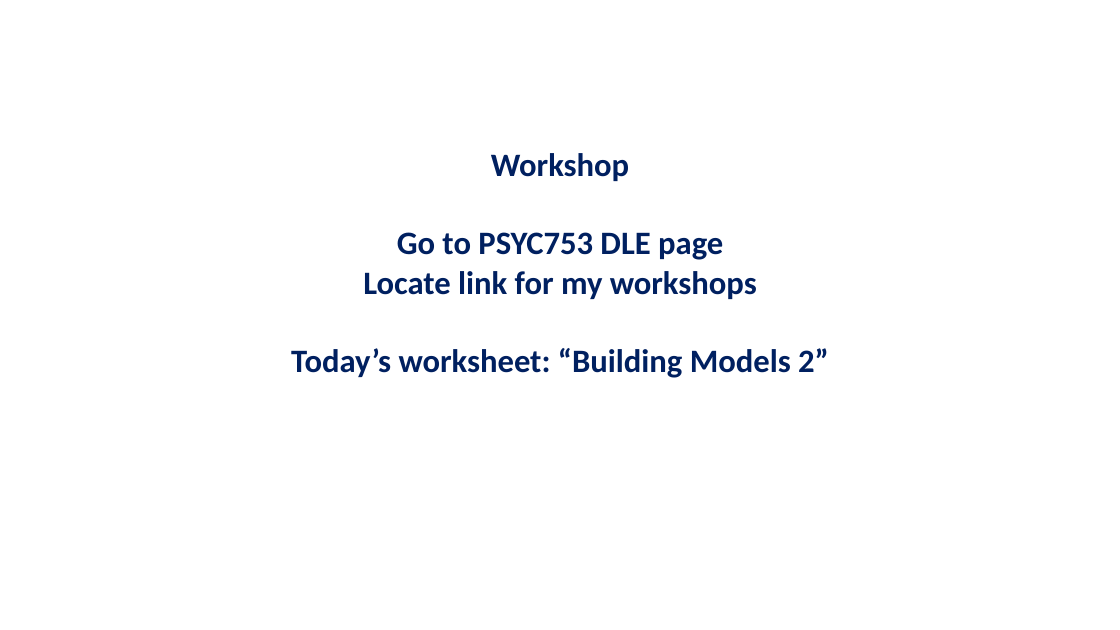
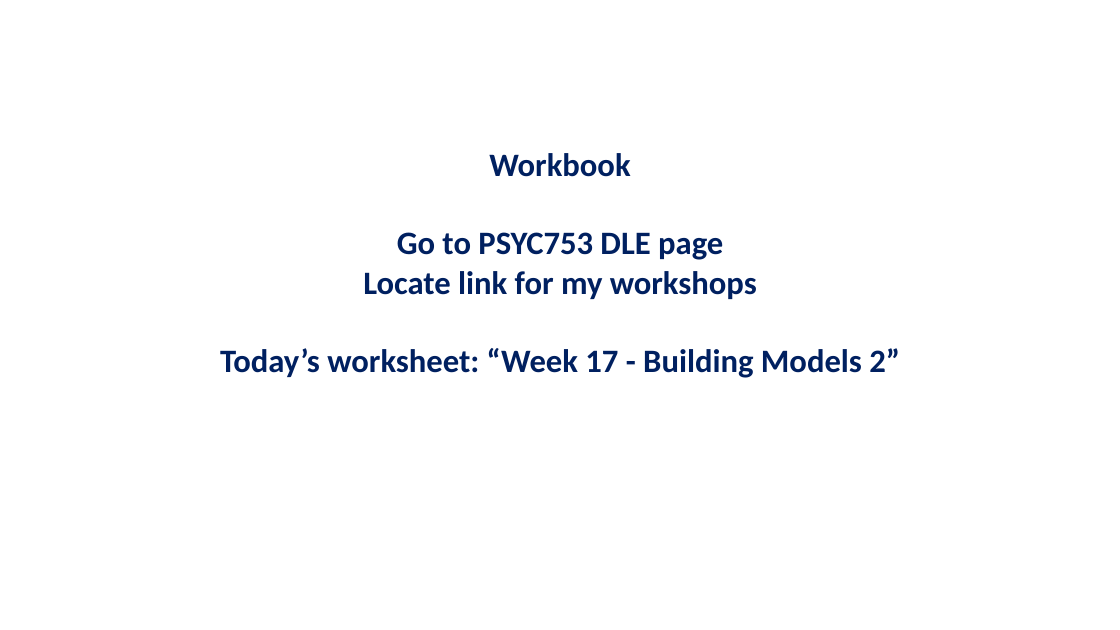
Before and after one commit to chrisjberry/datafluencyCB, a slide deck: slide 18 of slides/PSYC753_Chris2.pptx. Drawn at 1120x630 pixels with LibreOffice and Linux fonts; fonts in the diff are those of the drawing. Boxes give left, top, right and bottom in pixels: in the first picture for what was removed or moved away, otherwise in the second. Text is boxed around its words. In the diff, an @@ line names an element or a change of style, - is before the commit and + after.

```diff
--- a/slides/PSYC753_Chris2.pptx
+++ b/slides/PSYC753_Chris2.pptx
@@ title at (x1=220, y1=153, x2=900, y2=378): text changed @@
-Workshop
-Go to PSYC753 DLE page
-Locate link for my workshops
-Today’s worksheet: “Building Models 2”
+Workbook
+Go to PSYC753 DLE page
+Locate link for my workshops
+Today’s worksheet: “Week 17 - Building Models 2”
```
Also in this commit, not shown: 10 other slides changed.
